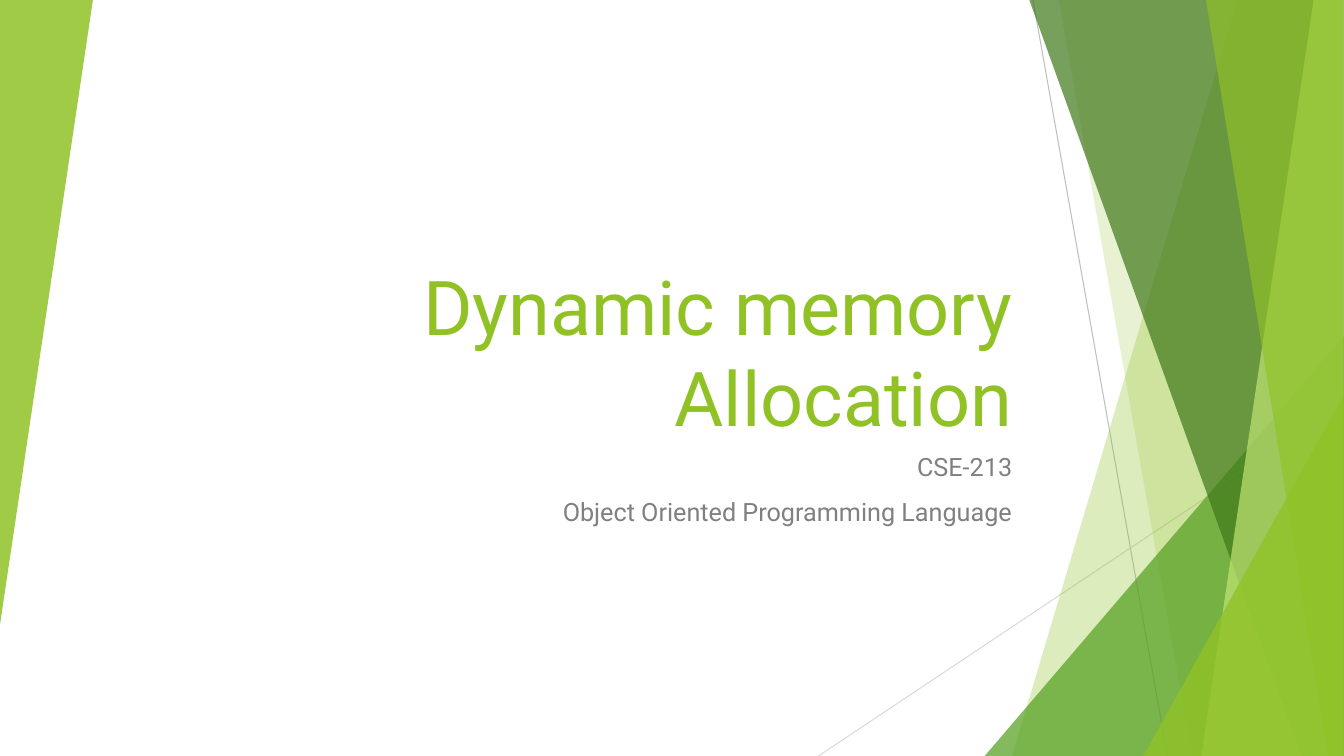
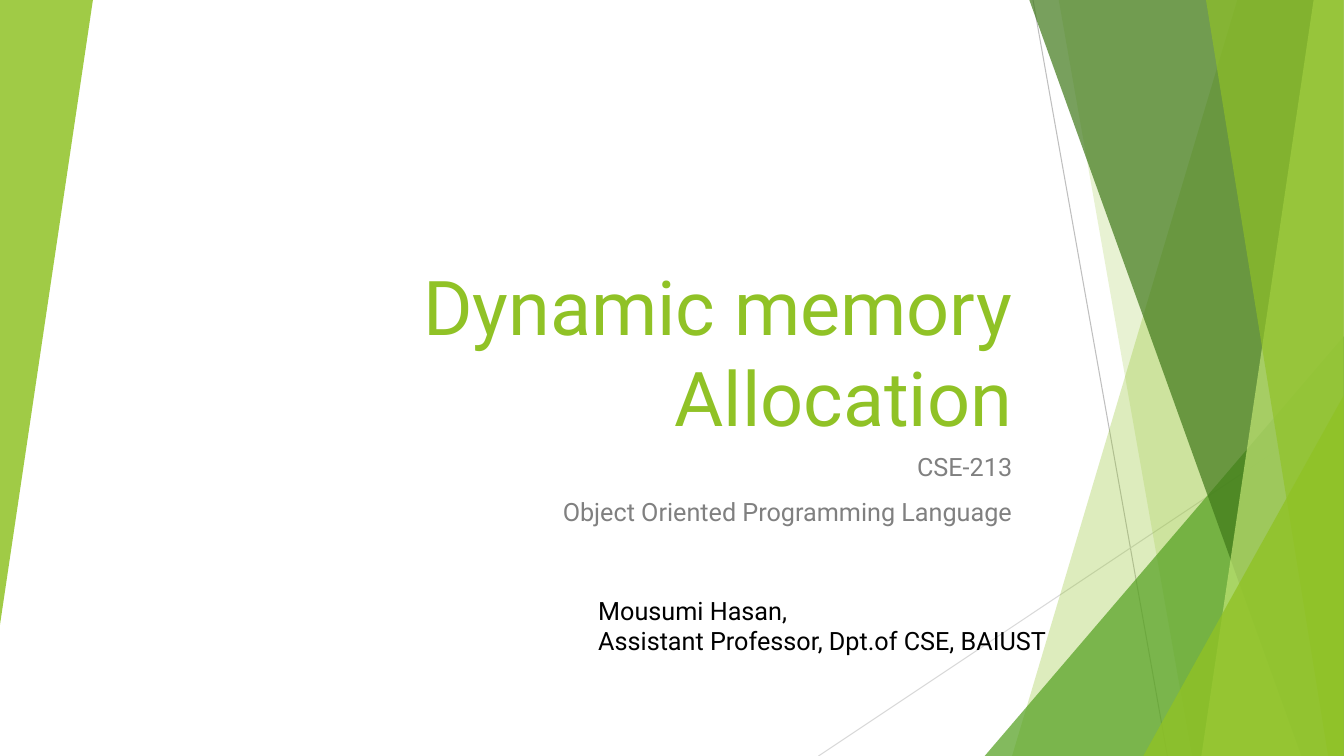
Before and after one commit to Montasirnafees/2---1, a slide deck: slide 1 of CSE 213 (OOP)/Lecture 9-Dynamic Memory Allocation.pptx. Drawn at 1344x756 pixels with LibreOffice and Linux fonts; fonts in the diff are those of the drawing. Boxes give left, top, right and bottom in pixels: in the first picture for what was removed or moved away, otherwise in the second. Text is boxed around its words. In the diff, an @@ line names an element or a change of style, - is before the commit and + after.

```diff
--- a/CSE 213 (OOP)/Lecture 9-Dynamic Memory Allocation.pptx
+++ b/CSE 213 (OOP)/Lecture 9-Dynamic Memory Allocation.pptx
@@ text added at (598,602,1046,656), 18 pt, text #000000 @@
+Mousumi Hasan,
+Assistant Professor, Dpt.of CSE, BAIUST
```
Also in this commit, not shown: 3 other slides changed, 5 slides added, 1 slide removed, 14 other files.
